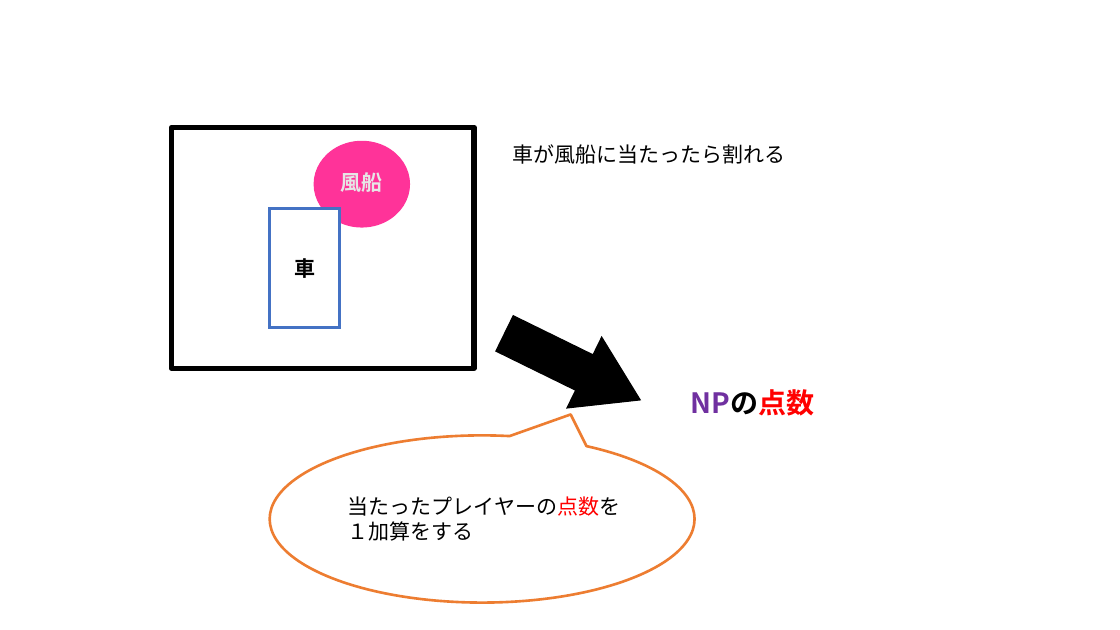
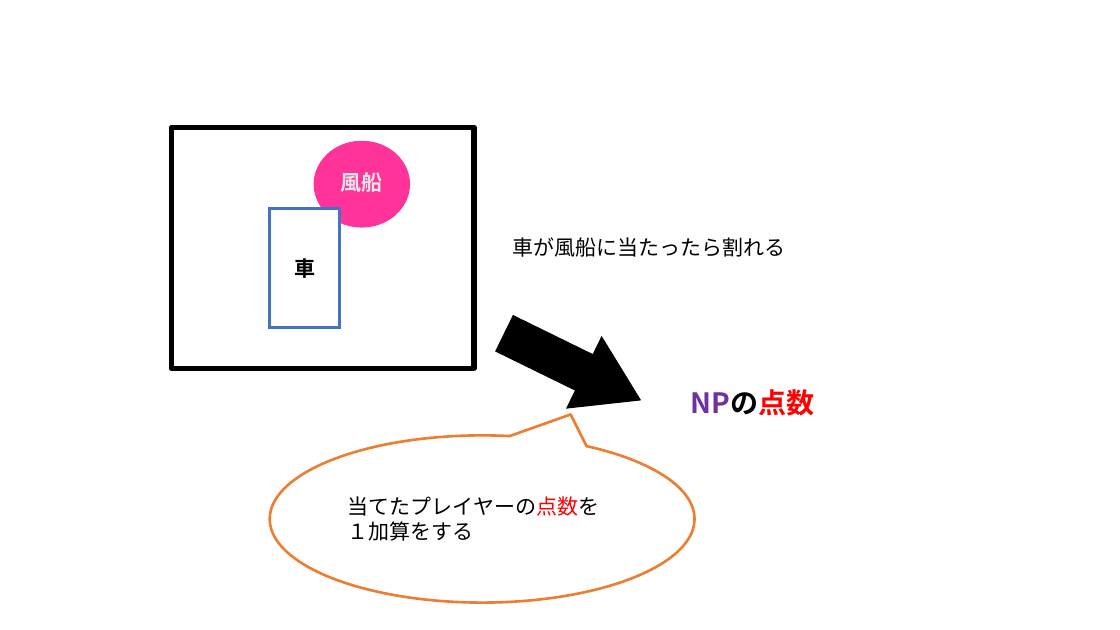
Before and after one commit to MizukiKato0416/sotsugyou_time_kato, a slide deck: slide 17 of 卒業制作_風船わりゲーム（仮）.pptx. Drawn at 1120x630 pixels with LibreOffice and Linux fonts; fonts in the diff are those of the drawing. Boxes give left, top, right and bottom in pixels: in the first picture for what was removed or moved away, otherwise in the second. Text is boxed around its words. In the diff, an @@ line names an element or a change of style, - is before the commit and + after.

```diff
--- a/卒業制作_風船わりゲーム（仮）.pptx
+++ b/卒業制作_風船わりゲーム（仮）.pptx
@@ text "車が風船に当たったら割れる": place and size @@
-text "車が風船に当たったら割れる" at <box>512,144,785,164</box>
+text "車が風船に当たったら割れる" at <box>512,237,785,257</box>
@@ text at <box>348,496,599,541</box>: text changed @@
-当たったプレイヤーの点数を１加算をする
+当てたプレイヤーの点数を
+１加算をする
```
Also in this commit, not shown: 3 other slides changed, 1 other file.
